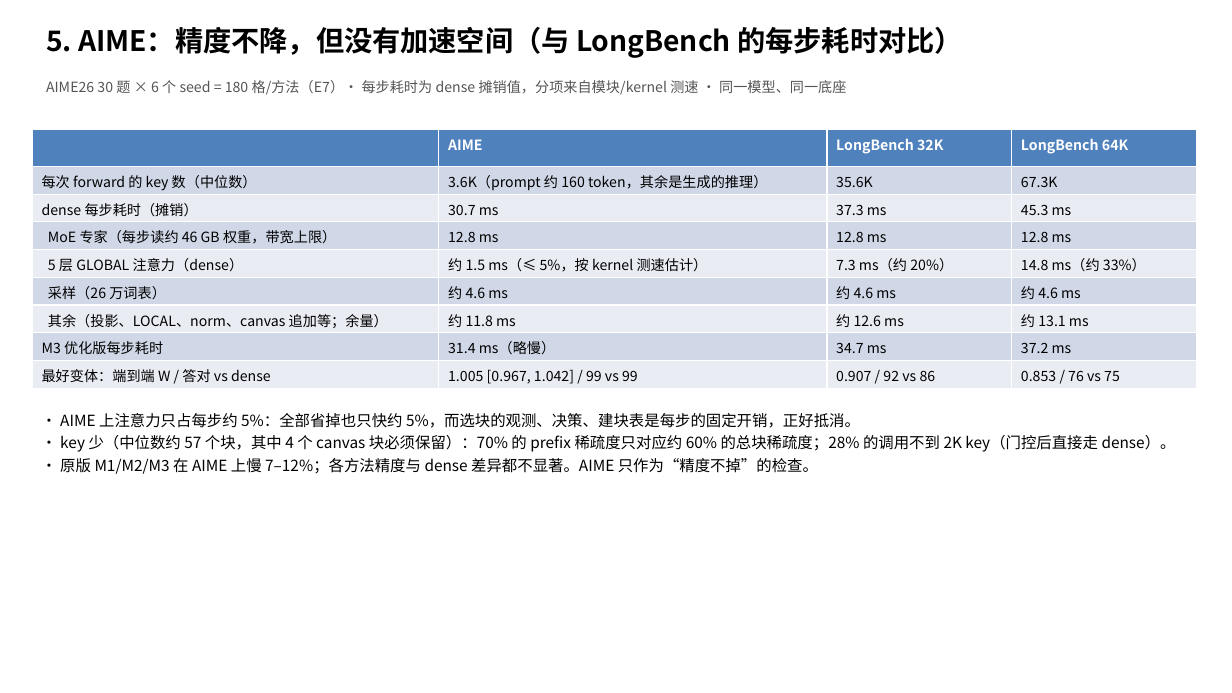
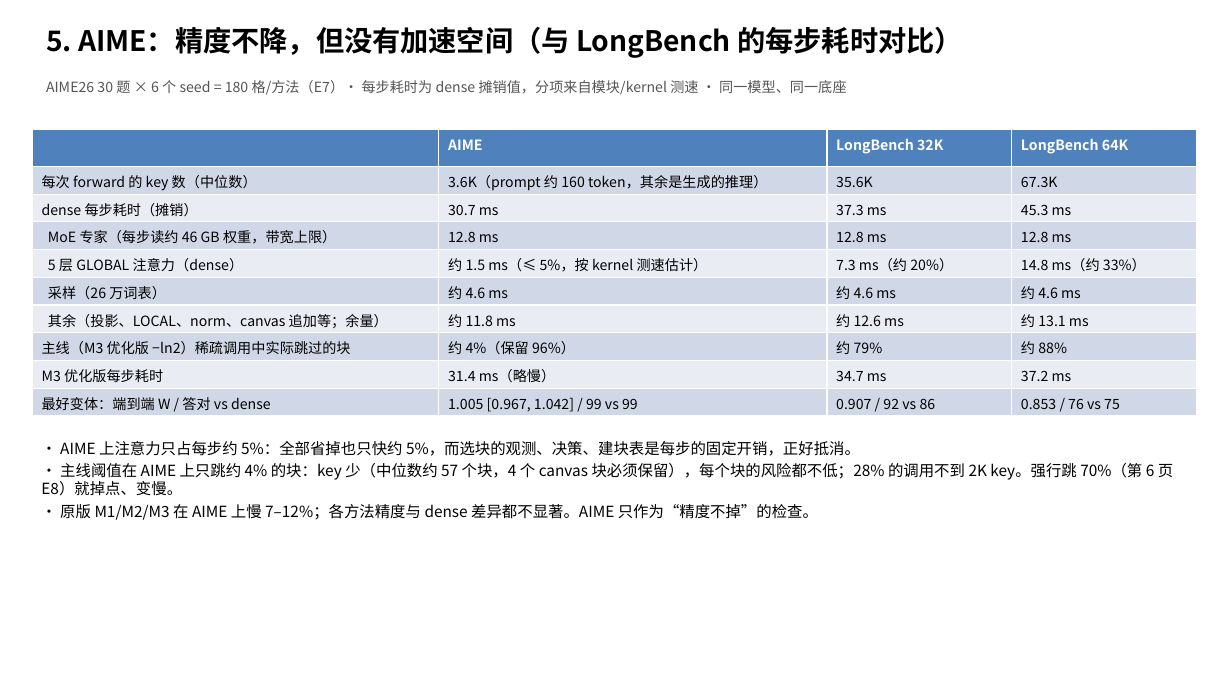
Before and after one commit to JunyuLiao/dlm, a slide deck: slide 6 of results/m1_m2_m3_frontier_v27_20260929/ppt_sample/dlm_sparse_attention_20261001_compact_v2.pptx. Drawn at 1232x693 pixels with LibreOffice and Linux fonts; fonts in the diff are those of the drawing. Boxes give left, top, right and bottom in pixels: in the first picture for what was removed or moved away, otherwise in the second. Text is boxed around its words. In the diff, an @@ line names an element or a change of style, - is before the commit and + after.

```diff
--- a/results/m1_m2_m3_frontier_v27_20260929/ppt_sample/dlm_sparse_attention_20261001_compact_v2.pptx
+++ b/results/m1_m2_m3_frontier_v27_20260929/ppt_sample/dlm_sparse_attention_20261001_compact_v2.pptx
@@ table at (x1=32, y1=129, x2=1197, y2=416) @@
+row 8: 主线（M3 优化版 −ln2）稀疏调用中实际跳过的块 | 约 4%（保留 96%） | 约 79% | 约 88%
@@ text "• AIME 上注意力只占每步约 5%：全部省掉也只快约 5%，而选块的观测、决策、建块表是每步的固定开销，正好抵消。" moved from (x1=60, y1=413, x2=1176, y2=474) to (x1=41, y1=441, x2=1173, y2=520) @@
@@ text at (x1=41, y1=463, x2=1173, y2=496): text changed @@
-• key 少（中位数约 57 个块，其中 4 个 canvas 块必须保留）：70% 的 prefix 稀疏度只对应约 60% 的总块稀疏度；28% 的调用不到 2K key（门控后直接走 dense）。
+• 主线阈值在 AIME 上只跳约 4% 的块：key 少（中位数约 57 个块，4 个 canvas 块必须保留），每个块的风险都不低；28% 的调用不到 2K key。强行跳 70%（第 6 页 E8）就掉点、变慢。
```
Also in this commit, not shown: 2 other slides changed, 1 other file.
